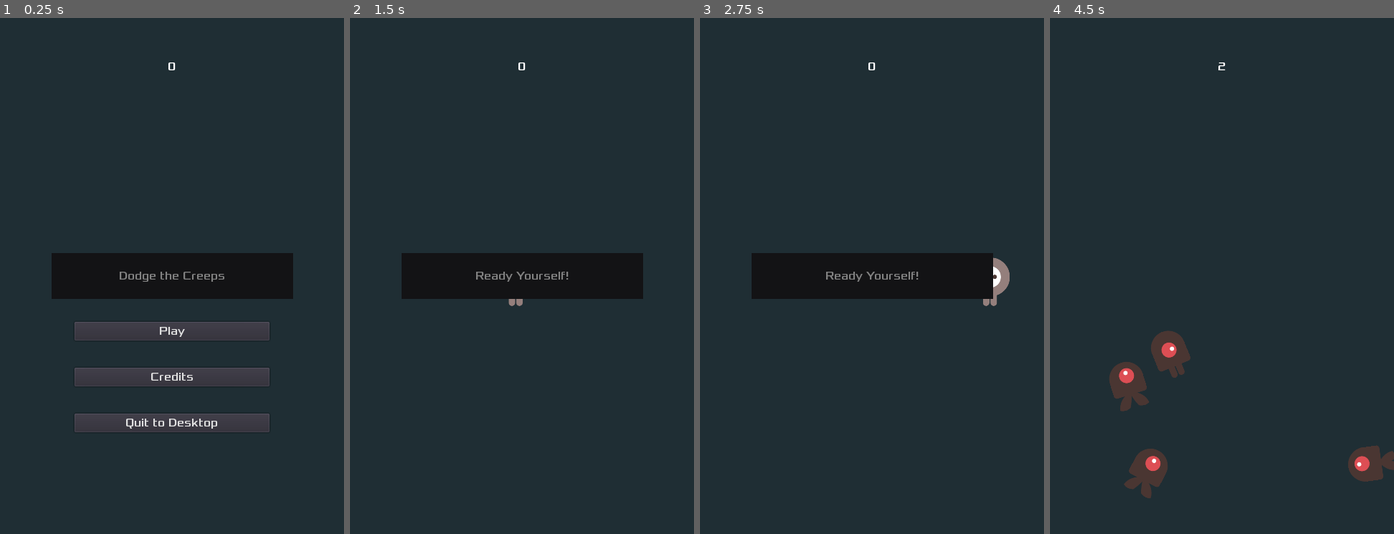
Above: before the commit, frames 1-4 (left to right).
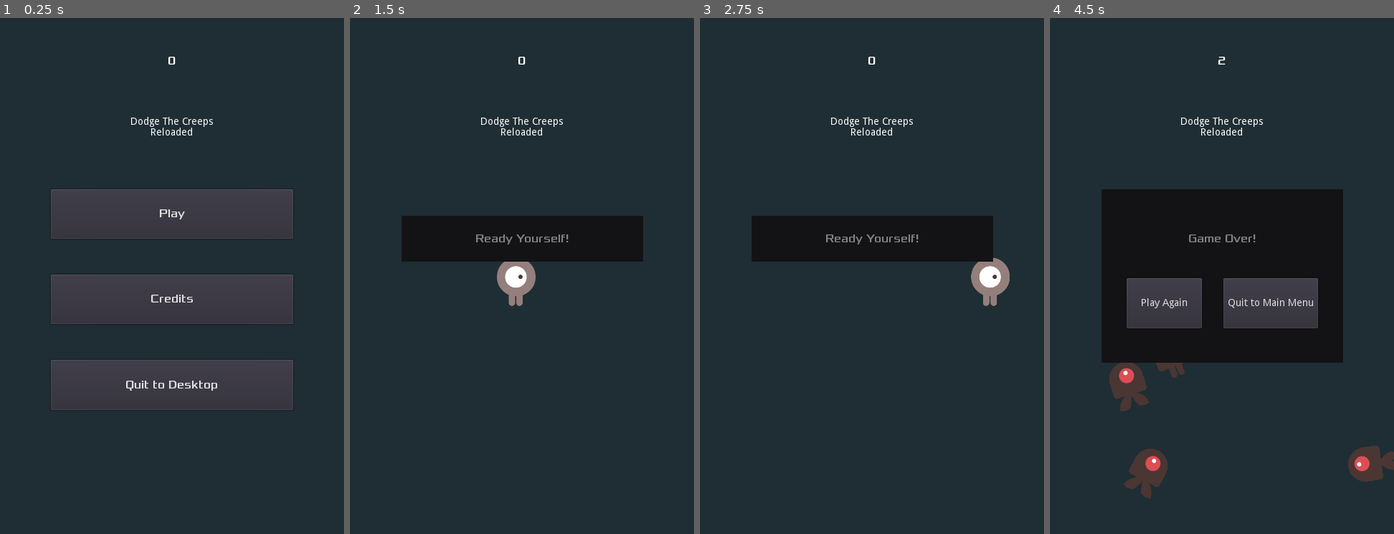
Above: after the commit, the same moments.

Repository: AlixBarreaux/dodge-the-beasties
Game: Godot game, scene res://Scenes/Main.tscn
Same seed, same stepped clock (60 frames per second), same inputs: the game is played once before the commit and once after it.
Inputs:
- Up to frame 1 (0.25 s): no input
- Up to frame 2 (1.5 s): click "Credits" at 0.5 s; click "Play" at 1.25 s
- Up to frame 3 (2.75 s): tap Enter at 2 s; hold D (move_right) from 2.03 s (still down)
- Up to frame 4 (4.5 s): release D (move_right) at 2.78 s; hold S (move_down) 2.78-3.53 s; hold D (move_right) 3.53-4.28 s; hold Z (move_up) from 4.28 s (still down)

The runs differ from the first frame. In frame 1, 24% of the frame differs, in the area x 14-86%, y 7-81%; in frame 2, 10%; in frame 3, 10%; in frame 4, 24%.

Commit message:
Menus overhaul

Diff:
--- /dev/null
+++ b/Autoloads/events.gd
@@ -0,0 +1,11 @@
+extends Node
+
+
+# ----------------- DECLARE VARIABLES -----------------
+
+signal game_started
+signal main_menu_requested
+
+# ---------------------- RUN CODE ---------------------
+
+# ----------------- DECLARE FUNCTIONS -----------------
--- /dev/null
+++ b/GameOverMenu.tscn
@@ -0,0 +1,49 @@
+[gd_scene load_steps=2 format=2]
+
+[ext_resource path="res://game_over_menu.gd.gd" type="Script" id=1]
+
+[node name="GameOverMenu" type="Panel"]
+self_modulate = Color( 0.509804, 0.509804, 0.509804, 1 )
+anchor_left = 0.5
+anchor_top = 0.5
+anchor_right = 0.5
+anchor_bottom = 0.5
+margin_left = -168.0
+margin_top = -121.0
+margin_right = 169.0
+margin_bottom = 121.0
+mouse_filter = 2
+size_flags_vertical = 4
+script = ExtResource( 1 )
+__meta__ = {
+"_editor_description_": ""
+}
+
+[node name="HBoxContainer" type="HBoxContainer" parent="."]
+anchor_top = 1.0
+anchor_right = 1.0
+anchor_bottom = 1.0
+margin_left = 35.0
+margin_top = -118.0
+margin_right = -35.0
+margin_bottom = -48.0
+custom_constants/separation = 30
+alignment = 1
+
+[node name="PlayAgainButton" type="Button" parent="HBoxContainer"]
+margin_right = 105.0
+margin_bottom = 70.0
+size_flags_horizontal = 3
+size_flags_vertical = 3
+text = "Play Again"
+
+[node name="QuitToMainMenuButton" type="Button" parent="HBoxContainer"]
+margin_left = 135.0
+margin_right = 267.0
+margin_bottom = 70.0
+size_flags_horizontal = 3
+size_flags_vertical = 3
+text = "Quit to Main Menu"
+
+[connection signal="pressed" from="HBoxContainer/PlayAgainButton" to="." method="_on_PlayAgainButton_pressed"]
+[connection signal="pressed" from="HBoxContainer/QuitToMainMenuButton" to="." method="_on_QuitToMainMenuButton_pressed"]
--- a/Scenes/GUI/HUD.tscn
+++ b/Scenes/GUI/HUD.tscn
@@ -1,9 +1,11 @@
-[gd_scene load_steps=6 format=2]
+[gd_scene load_steps=8 format=2]
 
 [ext_resource path="res://Assets/Fonts/xolonium-regular.ttf" type="DynamicFontData" id=1]
 [ext_resource path="res://Scripts/hud.gd" type="Script" id=2]
 [ext_resource path="res://Scenes/GUI/QuitButton.tscn" type="PackedScene" id=3]
 [ext_resource path="res://Scenes/GUI/CreditsButton.tscn" type="PackedScene" id=4]
+[ext_resource path="res://GameOverMenu.tscn" type="PackedScene" id=5]
+[ext_resource path="res://main_menu.gd" type="Script" id=6]
 
 [sub_resource type="DynamicFont" id=1]
 font_data = ExtResource( 1 )
@@ -12,12 +14,9 @@
 script = ExtResource( 2 )
 
 [node name="ScoreLabel" type="Label" parent="."]
-anchor_left = 0.5
-anchor_right = 0.5
-margin_left = -164.0
-margin_top = 36.0
-margin_right = 164.0
-margin_bottom = 100.0
+anchor_right = 1.0
+margin_top = 25.0
+margin_bottom = 95.0
 custom_fonts/font = SubResource( 1 )
 text = "0"
 align = 1
@@ -26,20 +25,98 @@
 "_edit_use_anchors_": false
 }
 
+[node name="MainMenu" type="Control" parent="."]
+anchor_right = 1.0
+anchor_bottom = 1.0
+script = ExtResource( 6 )
+
+[node name="VBoxContainer" type="VBoxContainer" parent="MainMenu"]
+anchor_right = 1.0
+anchor_bottom = 1.0
+margin_left = 71.0
+margin_top = 239.0
+margin_right = -71.0
+margin_bottom = -173.0
+custom_constants/separation = 50
+
+[node name="PlayButton" type="Button" parent="MainMenu/VBoxContainer"]
+margin_right = 338.0
+margin_bottom = 69.0
+focus_neighbour_top = NodePath("../QuitToDesktopButton")
+focus_neighbour_bottom = NodePath("../QuitToDesktopButton")
+size_flags_horizontal = 3
+size_flags_vertical = 3
+custom_fonts/font = SubResource( 1 )
+text = "Play"
+icon_align = 1
+
+[node name="CreditsButton" parent="MainMenu/VBoxContainer" instance=ExtResource( 4 )]
+anchor_left = 0.0
+anchor_top = 0.0
+anchor_right = 0.0
+anchor_bottom = 0.0
+margin_left = 0.0
+margin_top = 119.0
+margin_right = 338.0
+margin_bottom = 188.0
+size_flags_horizontal = 3
+size_flags_vertical = 3
+icon_align = 1
+
+[node name="QuitToDesktopButton" parent="MainMenu/VBoxContainer" instance=ExtResource( 3 )]
+anchor_left = 0.0
+anchor_top = 0.0
+anchor_right = 0.0
+anchor_bottom = 0.0
+margin_left = 0.0
+margin_top = 238.0
+margin_right = 338.0
+margin_bottom = 308.0
+focus_neighbour_top = NodePath("../PlayButton")
+focus_neighbour_bottom = NodePath("../PlayButton")
+size_flags_horizontal = 3
+size_flags_vertical = 3
+icon_align = 1
+
+[node name="MessageTimer" type="Timer" parent="."]
+wait_time = 2.0
+one_shot = true
+
+[node name="GameOverMenu" parent="." instance=ExtResource( 5 )]
+visible = false
+
+[node name="Control" type="Control" parent="."]
+anchor_top = 0.5
+anchor_right = 1.0
+anchor_bottom = 0.5
+margin_top = -222.0
+margin_bottom = -192.0
+
+[node name="RichTextLabel" type="RichTextLabel" parent="Control"]
+anchor_right = 1.0
+anchor_bottom = 1.0
+bbcode_enabled = true
+bbcode_text = "[center]Dodge The Creeps
+Reloaded[/center]"
+text = "Dodge The Creeps
+Reloaded"
+fit_content_height = true
+scroll_active = false
+
 [node name="MessagePanel" type="Panel" parent="."]
+visible = false
 modulate = Color( 0.509804, 0.509804, 0.509804, 1 )
 anchor_left = 0.5
 anchor_top = 0.5
 anchor_right = 0.5
 anchor_bottom = 0.5
 margin_left = -168.0
-margin_top = -32.0
+margin_top = -84.0
 margin_right = 169.0
-margin_bottom = 32.0
+margin_bottom = -20.0
 mouse_filter = 2
 size_flags_vertical = 4
 __meta__ = {
-"_edit_use_anchors_": false,
 "_editor_description_": ""
 }
 
@@ -47,41 +124,10 @@
 anchor_right = 1.0
 anchor_bottom = 1.0
 custom_fonts/font = SubResource( 1 )
-text = "Dodge the Creeps"
+text = "Message Label"
 align = 1
 valign = 1
 autowrap = true
-__meta__ = {
-"_edit_use_anchors_": false
-}
 
-[node name="PlayButton" type="Button" parent="."]
-anchor_left = 0.5
-anchor_top = 0.5
-anchor_right = 0.5
-anchor_bottom = 0.5
-margin_left = -136.0
-margin_top = 64.0
-margin_right = 136.0
-margin_bottom = 90.0
-focus_neighbour_top = NodePath("../QuitToDesktopButton")
-focus_neighbour_bottom = NodePath("../QuitToDesktopButton")
-custom_fonts/font = SubResource( 1 )
-text = "Play"
-
-[node name="CreditsButton" parent="." instance=ExtResource( 4 )]
-
-[node name="QuitToDesktopButton" parent="." instance=ExtResource( 3 )]
-margin_left = -136.0
-margin_top = 192.0
-margin_right = 136.0
-margin_bottom = 218.0
-focus_neighbour_top = NodePath("../PlayButton")
-focus_neighbour_bottom = NodePath("../PlayButton")
-
-[node name="MessageTimer" type="Timer" parent="."]
-wait_time = 2.0
-one_shot = true
-
-[connection signal="pressed" from="PlayButton" to="." method="_on_PlayButton_pressed"]
+[connection signal="pressed" from="MainMenu/VBoxContainer/PlayButton" to="." method="_on_PlayButton_pressed"]
 [connection signal="timeout" from="MessageTimer" to="." method="_on_MessageTimer_timeout"]
--- a/Scenes/Main.tscn
+++ b/Scenes/Main.tscn
@@ -47,6 +47,7 @@
 
 [node name="Music" type="AudioStreamPlayer" parent="."]
 stream = ExtResource( 5 )
+stream_paused = true
 
 [node name="DeathSound" type="AudioStreamPlayer" parent="."]
 stream = ExtResource( 6 )
@@ -54,5 +55,4 @@
 [connection signal="timeout" from="MobTimer" to="." method="_on_MobTimer_timeout"]
 [connection signal="hit" from="Player" to="." method="game_over"]
 [connection signal="hit" from="Player" to="." method="_on_Player_hit"]
-[connection signal="game_started" from="HUD" to="." method="new_game"]
 [connection signal="timeout" from="ScoreTimer" to="." method="_on_ScoreTimer_timeout"]
--- a/Scripts/hud.gd
+++ b/Scripts/hud.gd
@@ -1,6 +1,5 @@
 extends CanvasLayer
 
-signal game_started
 
 ############################### DECLARE VARIABLES ##############################
 
@@ -10,46 +9,80 @@
 onready var message_label: Label = message_panel.get_node("MessageLabel")
 onready var score_label: Label = $ScoreLabel
 onready var message_timer: Timer = $MessageTimer
-onready var play_button: Button = $PlayButton
-onready var credits_button: Button = $CreditsButton
-onready var quit_to_desktop_button: Button = $QuitToDesktopButton
+onready var play_button: Button = $MainMenu/VBoxContainer/PlayButton
+onready var credits_button: Button = $MainMenu/VBoxContainer/CreditsButton
+onready var quit_to_desktop_button: Button = $MainMenu/VBoxContainer/QuitToDesktopButton
 
 
 ################################# RUN THE CODE #################################
 
+
+func _ready() -> void:
+	self._initialize_signals()
+	self._initialize()
+	return
+
+
 ############################### DECLARE FUNCTIONS ##############################
+
+
+func _initialize_signals() -> void:
+	Events.connect("main_menu_requested", self, "on_main_menu_requested")
+	return
+
+
+func _initialize() -> void:
+	$GameOverMenu.hide()
+	return
+
+
+func on_main_menu_requested() -> void:
+	message_panel.hide()
+	return
 
 
 func update_score(score: int) -> void:
 	score_label.text = str(score)
+	return
 
 
 func show_message(message: String) -> void:
 	message_label.text = message
-	message_label.show()
+	message_panel.show()
+	return
+
+
+func show_message_with_timer(message: String) -> void:
+	show_message(message)
 	message_timer.start()
+	return
 
 
 func show_game_over() -> void:
+	$GameOverMenu.show()
+
 	show_message("Game Over!")
-	yield(message_timer, "timeout")
-	message_label.text = "Dodge the Creeps"
-	message_label.show()
-	yield(get_tree().create_timer(1.0), "timeout")
+#	yield(message_timer, "timeout")
+#	message_label.text = "Dodge the Creeps"
+#	message_label.show()
+#	yield(get_tree().create_timer(1.0), "timeout")
 
 	message_panel.show()
-	play_button.show()
-	credits_button.show()
-	quit_to_desktop_button.show()
+#	play_button.show()
+#	credits_button.show()
+#	quit_to_desktop_button.show()
+	return
 
 
 func _on_PlayButton_pressed() -> void:
-	play_button.hide()
-	credits_button.hide()
-	quit_to_desktop_button.hide()
-	self.emit_signal("game_started")
+	$MainMenu.hide()
+#	play_button.hide()
+#	credits_button.hide()
+#	quit_to_desktop_button.hide()
+	Events.emit_signal("game_started")
+	return
 
 
 func _on_MessageTimer_timeout() -> void:
 	message_panel.hide()
-	message_label.hide()
+	return
--- a/Scripts/main.gd
+++ b/Scripts/main.gd
@@ -5,14 +5,19 @@
 
 export var mob_scene: PackedScene = null
 
-var score = 0
+var score: int = 0
 
 ################################# RUN THE CODE #################################
+
 
 func _ready() -> void:
 	randomize()
 
+	Events.connect("game_started", self, "new_game")
+
+
 ############################### DECLARE FUNCTIONS ##############################
+
 
 func new_game() -> void:
 	self.score = 0
@@ -25,7 +30,7 @@
 	$StartTimer.start()
 	$Music.play()
 
-	$HUD.show_message("Ready Yourself!")
+	$HUD.show_message_with_timer("Ready Yourself!")
 
 	yield($StartTimer, "timeout")
 	$Player.set_physics_process(true)
--- /dev/null
+++ b/game_over_menu.gd.gd
@@ -0,0 +1,26 @@
+extends Panel
+class_name GameOverMenu
+
+
+# ----------------- DECLARE VARIABLES -----------------
+
+# ---------------------- RUN CODE ---------------------
+
+
+func _ready() -> void:
+	self.hide()
+
+
+# ----------------- DECLARE FUNCTIONS -----------------
+
+
+func _on_PlayAgainButton_pressed() -> void:
+	self.hide()
+	Events.emit_signal("game_started")
+	return
+
+
+func _on_QuitToMainMenuButton_pressed() -> void:
+	self.hide()
+	Events.emit_signal("main_menu_requested")
+	return
--- /dev/null
+++ b/main_menu.gd
@@ -0,0 +1,20 @@
+extends Control
+class_name MainMenu
+
+
+# ----------------- DECLARE VARIABLES -----------------
+
+# ---------------------- RUN CODE ---------------------
+
+
+func _ready() -> void:
+	self._initialize_signals()
+	return
+
+
+# ----------------- DECLARE FUNCTIONS -----------------
+
+
+func _initialize_signals() -> void:
+	Events.connect("main_menu_requested", self, "show")
+	return
--- a/project.godot
+++ b/project.godot
@@ -9,12 +9,24 @@
 config_version=4
 
 _global_script_classes=[ {
+"base": "Panel",
+"class": "GameOverMenu",
+"language": "GDScript",
+"path": "res://game_over_menu.gd.gd"
+}, {
+"base": "Control",
+"class": "MainMenu",
+"language": "GDScript",
+"path": "res://main_menu.gd"
+}, {
 "base": "Button",
 "class": "QuitButton",
 "language": "GDScript",
 "path": "res://Scripts/quit_to_desktop_button.gd"
 } ]
 _global_script_class_icons={
+"GameOverMenu": "",
+"MainMenu": "",
 "QuitButton": ""
 }
 
@@ -36,6 +48,7 @@
 [autoload]
 
 Settings="*res://Autoloads/settings.gd"
+Events="*res://Autoloads/events.gd"
 
 [display]
 
